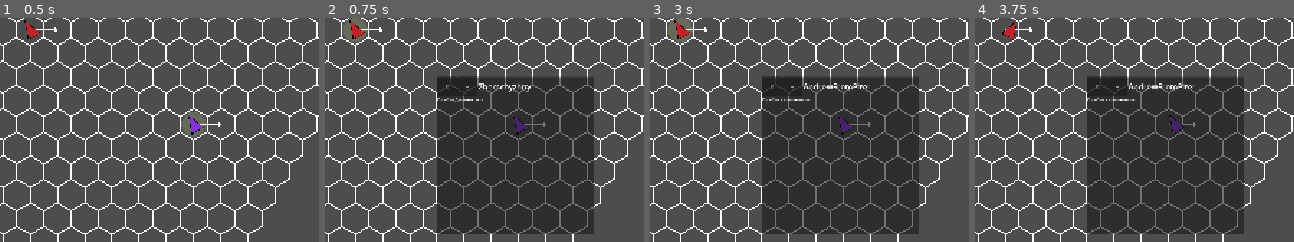
Above: before the commit, frames 1-4 (left to right).
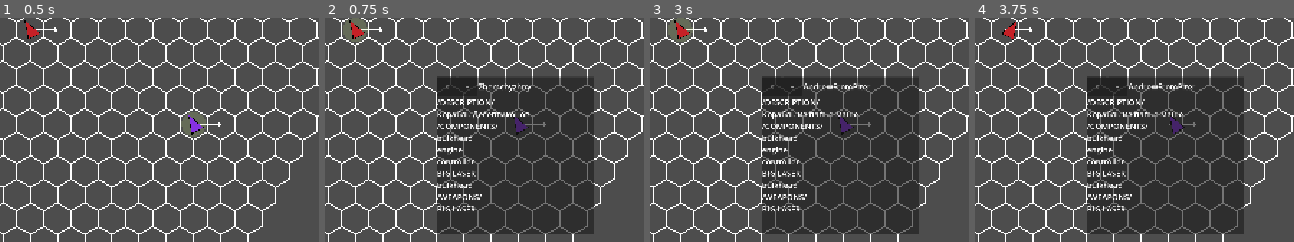
Above: after the commit, the same moments.

Repository: Idandot/Space-Arena
Game: Godot game, scene res://Base Class/Arena.tscn
Two runs of this game, one before a commit and one after it. Both use one fixed random seed, a clock stepped at 60 frames per second and the inputs below.
Inputs (mouse positions are % of the whole screen's width and height, from its top left):
- Up to frame 1 (0.5 s): no input
- Up to frame 2 (0.75 s): tap Enter (end_turn) at 0.5 s; drag from (50, 60) to (3, 50) at 0.52 s
- Up to frame 3 (3 s): click "--" at 1.25 s; click "X" at 2 s; tap Backspace (reset_move) at 2.75 s; drag from (24, 39) to (3, 50) at 2.77 s
- Up to frame 4 (3.75 s): tap Backspace (reset_move) at 3.5 s; move the mouse to (50, 28) at 3.52 s; hold Right (turn_right) from 3.53 s (still down); tap Enter (end_turn) at 3.6 s
The pictures show only the part of the screen within x 20-70%, y 37-87%; the shares and areas given below are measured in that part.

Frame 1 is identical in both runs. In frame 2, 1.9% of the frame differs, in the area x 35-64%, y 35-87%; in frame 3, 1.9%; in frame 4, 1.9%.

Commit message:
0.1.6.13 Dynamic Description

Diff:
--- a/Base Class/Actor.tscn
+++ b/Base Class/Actor.tscn
@@ -86,8 +86,9 @@
 actor_mediator = NodePath("../../ActorMediator")
 tags = Array[int]([0, 1])
 
-[node name="Weapon" type="Node" parent="ShipLayout" node_paths=PackedStringArray("actor_mediator")]
+[node name="Weapon" type="Node" parent="ShipLayout" node_paths=PackedStringArray("hex_rigidbody", "actor_mediator")]
 script = ExtResource("12_dwf2m")
+hex_rigidbody = NodePath("../../HexRigidbody")
 actor_mediator = NodePath("../../ActorMediator")
 tags = Array[int]([1])
 metadata/_custom_type_script = "uid://ck20odycxu2yu"
--- a/Modules/Bulkhead.gd
+++ b/Modules/Bulkhead.gd
@@ -5,4 +5,4 @@
 	return []
 
 func _ready() -> void:
-	_module_name = "bulkhead"
+	module_name = "bulkhead"
--- a/Modules/EngineModule.gd
+++ b/Modules/EngineModule.gd
@@ -75,7 +75,7 @@
 	if !engine_config or !hex_rigidbody:
 		_active = false
 	parent.turn_started.connect(_on_turn_started)
-	_module_name = "engine"
+	module_name = "engine"
 
 func _on_turn_started(_actor: Actor, _phase: Enums.game_states):
 	if !_active:
--- a/Modules/Module.gd
+++ b/Modules/Module.gd
@@ -11,7 +11,7 @@
 var _max_module_integrity: int = 100
 @onready var _module_integrity: int = _max_module_integrity
 var _active: bool = true
-var _module_name: String
+var module_name: String
 
 @onready var parent: Actor = actor_mediator.get_parent()
 @onready var ship_layout: ShipLayout = self.get_parent()
@@ -22,7 +22,7 @@
 func take_damage(amount: int) -> int:
 	_module_integrity -= amount
 	if _module_integrity <= 0:
-		print(_module_name, " module destroyed")
+		print(module_name, " module destroyed")
 		_active = false
 		return abs(_module_integrity)
 	return 0
--- a/Modules/PlayerController.gd
+++ b/Modules/PlayerController.gd
@@ -14,7 +14,7 @@
 
 func _ready() -> void:
 	super._ready()
-	_module_name = "controller"
+	module_name = "controller"
 
 func _process(_delta: float) -> void:
 	if _should_handle_input():
--- a/Modules/Weapon.gd
+++ b/Modules/Weapon.gd
@@ -9,6 +9,9 @@
 	"facing_offset": 1, #поворотов на 60 градусов по часовой
 }
 @export var hex_rigidbody: HexRigidbody
+
+func _ready() -> void:
+	module_name = "BIG LASER"
 
 func get_available_actions() -> Array[Action]:
 	return [
--- a/UI/WindowContents/ShipContents.tscn
+++ b/UI/WindowContents/ShipContents.tscn
@@ -1,32 +1,22 @@
-[gd_scene load_steps=2 format=3 uid="uid://bnv8yabjdd0px"]
+[gd_scene load_steps=3 format=3 uid="uid://bnv8yabjdd0px"]
 
-[ext_resource type="Script" uid="uid://bdqkpqmry82ed" path="res://UI/WindowContents/ship_contents.gd" id="1_gdgan"]
+[ext_resource type="Script" uid="uid://dpy2d62b47o2b" path="res://UI/WindowContents/ship_contents.gd" id="1_gdgan"]
+[ext_resource type="Theme" uid="uid://dho5hnu13gwhm" path="res://Themes/Font.tres" id="2_s5j1w"]
 
-[node name="Label" type="Label"]
-offset_right = 640.0
-offset_bottom = 165.0
-text = "Не выходи из комнаты, не совершай ошибку.
-Зачем тебе Солнце, если ты куришь Шипку?
-За дверью бессмысленно всё, особенно — возглас счастья.
-Только в уборную — и сразу же возвращайся.
-О, не выходи из комнаты, не вызывай мотора.
-Потому что пространство сделано из коридора
-и кончается счетчиком. А если войдет живая
-милка, пасть разевая, выгони не раздевая.
-Не выходи из комнаты; считай, что тебя продуло.
-Что интересней на свете стены и стула?
-Зачем выходить оттуда, куда вернешься вечером
-таким же, каким ты был, тем более — изувеченным?
-О, не выходи из комнаты. Танцуй, поймав, боссанову
-в пальто на голое тело, в туфлях на босу ногу.
-В прихожей пахнет капустой и мазью лыжной.
-Ты написал много букв; еще одна будет лишней.
-Не выходи из комнаты. О, пускай только комната
-догадывается, как ты выглядишь. И вообще инкогнито
-эрго сум, как заметила форме в сердцах субстанция.
-Не выходи из комнаты! На улице, чай, не Франция.
-Не будь дураком! Будь тем, чем другие не были.
-Не выходи из комнаты! То есть дай волю мебели,
-слейся лицом с обоями. Запрись и забаррикадируйся
-шкафом от хроноса, космоса, эроса, расы, вируса."
+[node name="VBoxContainer" type="VBoxContainer" node_paths=PackedStringArray("labels")]
+offset_right = 40.0
+offset_bottom = 40.0
 script = ExtResource("1_gdgan")
+labels = [NodePath("Description"), NodePath("Modules"), NodePath("Weapons")]
+
+[node name="Description" type="Label" parent="."]
+layout_mode = 2
+theme = ExtResource("2_s5j1w")
+
+[node name="Modules" type="Label" parent="."]
+layout_mode = 2
+theme = ExtResource("2_s5j1w")
+
+[node name="Weapons" type="Label" parent="."]
+layout_mode = 2
+theme = ExtResource("2_s5j1w")
--- a/UI/WindowContents/ship_contents.gd
+++ b/UI/WindowContents/ship_contents.gd
@@ -1,10 +1,38 @@
 extends Content
 
 var _actor: Actor
+@export var labels: Array[Label]
 
 func setup(actor: Actor):
 	if !actor:
 		return
 	_actor = actor
-	self.text = _actor.description
+
+	add_text(0, "/DESCRIPTION/", false)
+
+	add_text(0, _actor.description)
+
+	add_text(1, "/COMPONENTS/", false)
+
+	var ship_layout: ShipLayout = actor.find_child("ShipLayout")
+	var modules: Dictionary[Vector2i, Module] = ship_layout.modules
+	var module_names: Array[String] = []
+	for module: Module in modules.values():
+		module_names.append(module.module_name)
+
+	for module_name in module_names:
+		add_text(1, module_name)
+
+	add_text(2, "/WEAPONS/", false)
+
+	var weapons: Array[Weapon] = ship_layout.get_weapons()
+	for weapon in weapons:
+		add_text(2, weapon.module_name)
+
 	return
+
+func add_text(label_index: int, new_text: String, new_line: bool = true):
+	var label = labels[label_index]
+	if new_line:
+		label.text += "\n"
+	label.text += new_text
--- a/UI/inspection_window.tscn
+++ b/UI/inspection_window.tscn
@@ -18,7 +18,7 @@
 close_button = NodePath("Header/Header/CloseButton")
 minimize_button = NodePath("Header/Header/MinimizeButton")
 body_panel = NodePath("Body")
-container = NodePath("Body/Body/VBoxContainer")
+container = NodePath("Body/Body")
 
 [node name="Header" type="Panel" parent="."]
 layout_mode = 1
@@ -60,6 +60,3 @@
 layout_mode = 0
 offset_right = 640.0
 offset_bottom = 560.0
-
-[node name="VBoxContainer" type="VBoxContainer" parent="Body/Body"]
-layout_mode = 2
